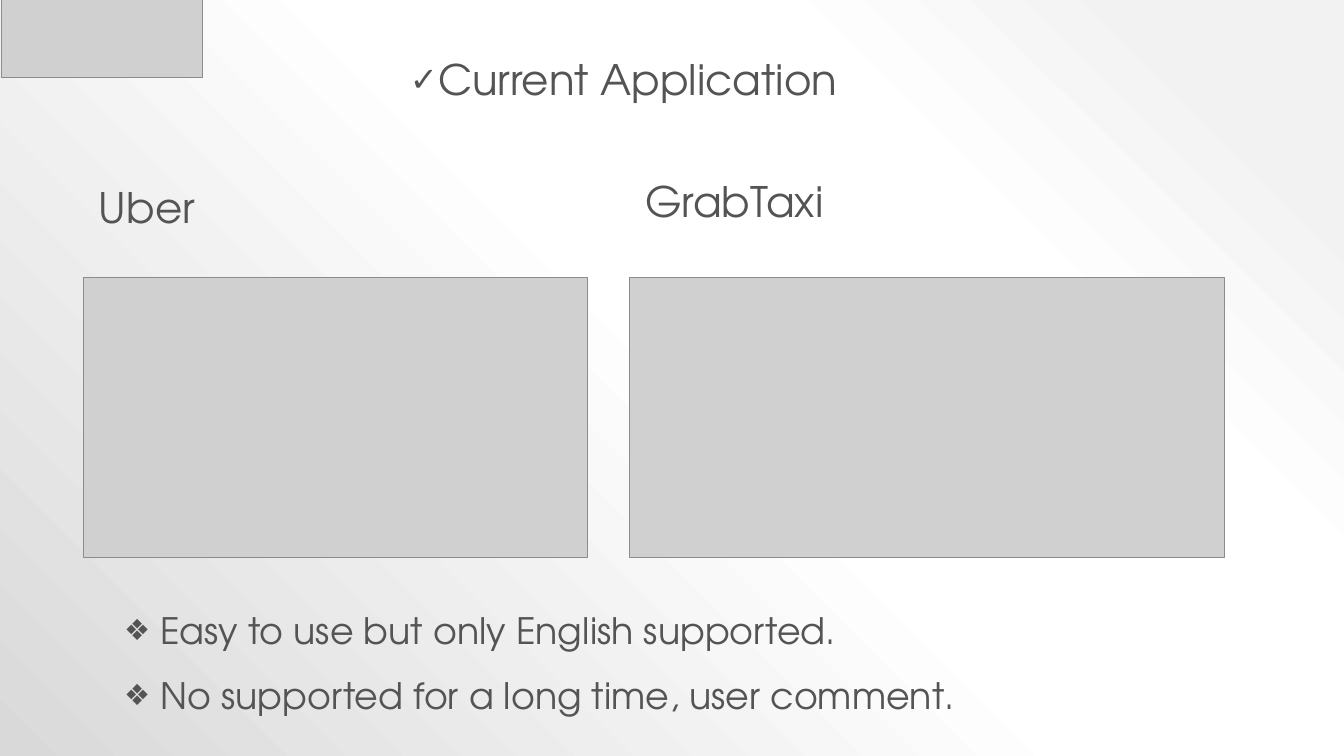
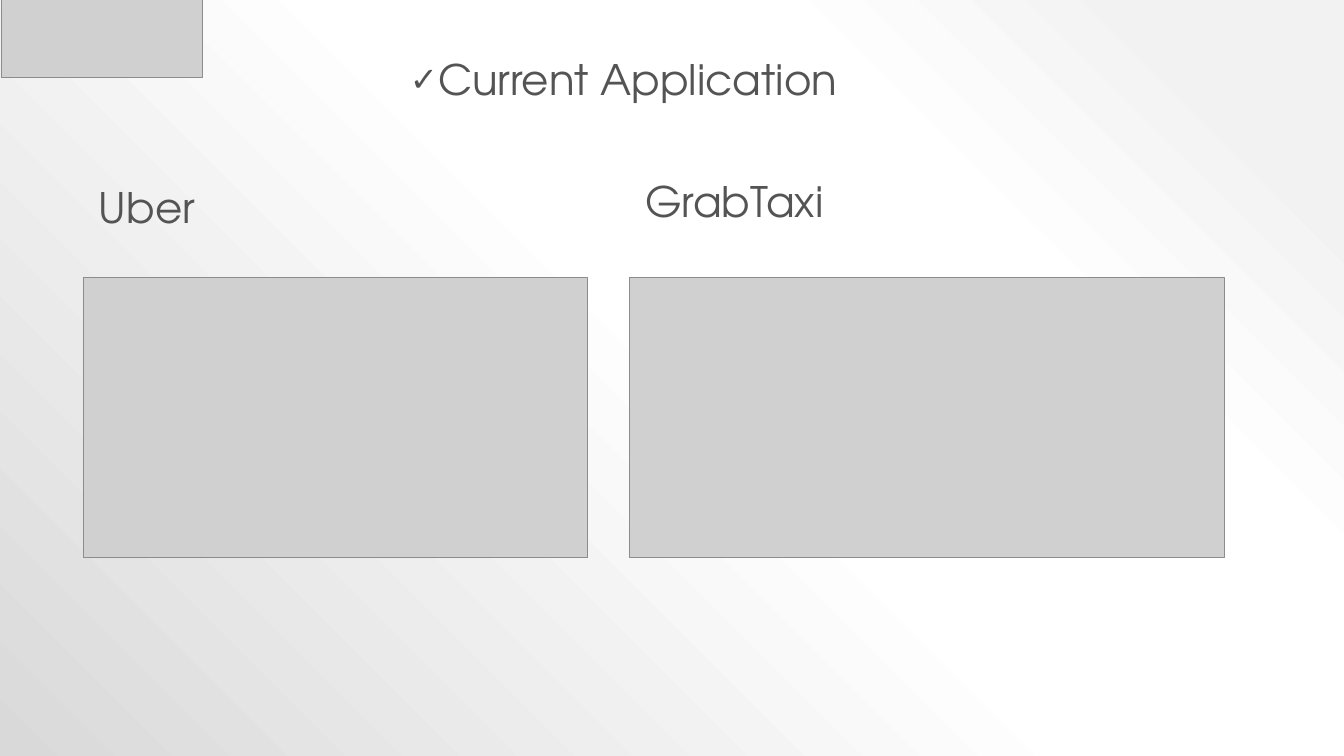
Before and after one commit to sangnvus/2015FALLIS01, a slide deck: slide 4 of Final/F_Taxi_Slide.pptx. Drawn at 1344x756 pixels with LibreOffice and Linux fonts; fonts in the diff are those of the drawing; grey boxes stand for pictures. Boxes give left, top, right and bottom in pixels: in the first picture for what was removed or moved away, otherwise in the second. Text is boxed around its words. In the diff, an @@ line names an element or a change of style, - is before the commit and + after.

```diff
--- a/Final/F_Taxi_Slide.pptx
+++ b/Final/F_Taxi_Slide.pptx
@@ text removed at (160,617,954,717) @@
-❖ Easy to use but only English supported.
-❖ No supported for a long time, user comment.
```
Also in this commit, not shown: 4 other slides changed, 1 slide added, 3 slides removed, 2 other files.
